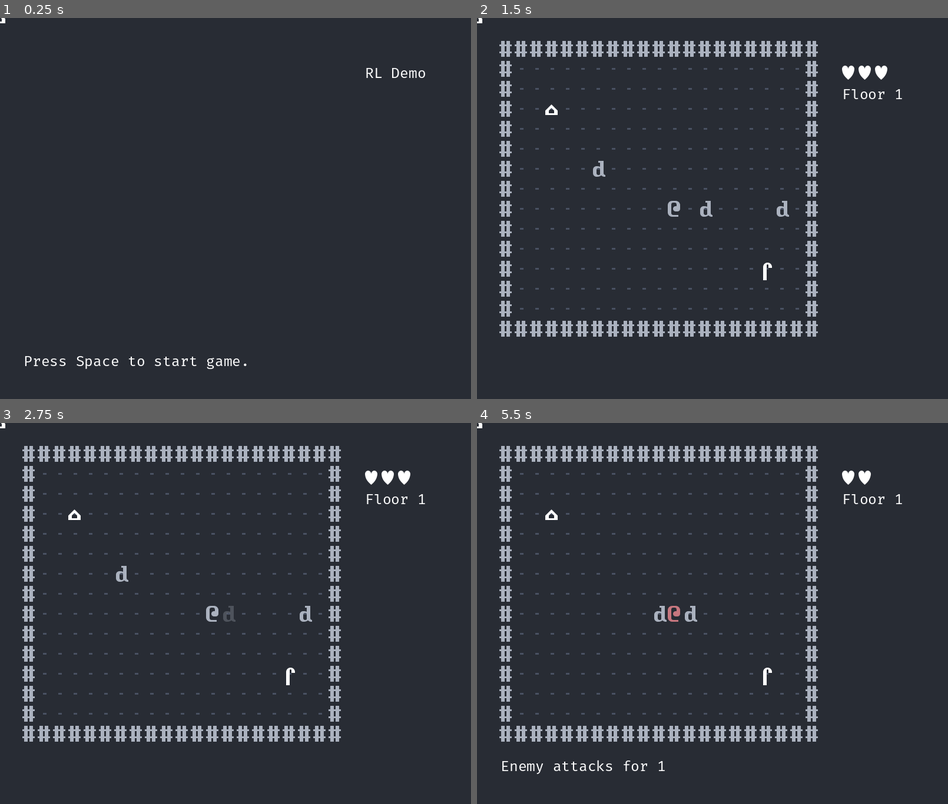
Above: before the commit, frames 1-4 (two rows, left to right).
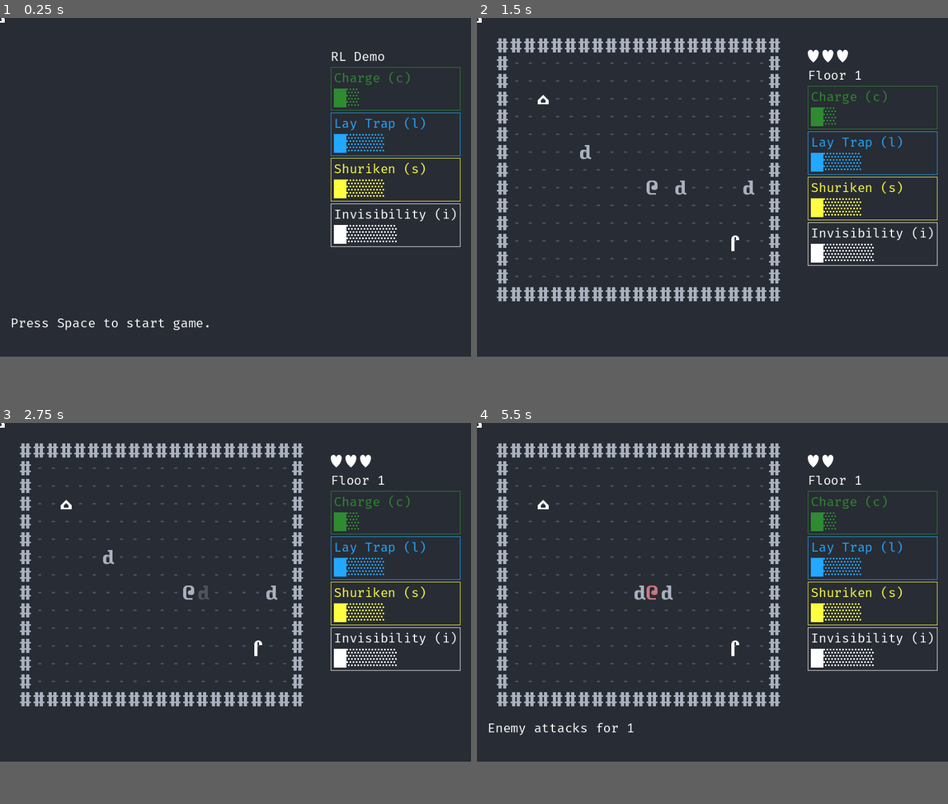
Above: after the commit, the same moments.

Repository: dave470003/froxis
Game: Godot game, scene res://scene/main/MainScene.tscn
The game is run twice, just before and just after one commit, with the same random seed, the same clock (stepped at 60 frames per second) and the same inputs.
Inputs:
- Up to frame 1 (0.25 s): no input
- Up to frame 2 (1.5 s): tap Space (init_game) at 0.5, 0.6, 1.25, 1.35 s; hold Right (move_right) 0.53-1.28 s; hold Down (move_down) from 1.28 s (still down)
- Up to frame 3 (2.75 s): tap Enter at 2 s; release Down (move_down) at 2.03 s; hold Right (move_right) from 2.03 s (still down); tap Space (init_game) at 2.1 s
- Up to frame 4 (5.5 s): release Right (move_right) at 2.78 s; hold Up (move_up) 2.78-3.53 s; tap Space (init_game) at 2.85, 3.5, 3.6, 4.35, 5, 5.1 s; hold Left (move_left) 3.53-5.03 s; tap Enter at 4.25 s; hold Down (move_down) from 5.03 s (still down)
In our replay, the window is 800x648 before the commit and 800x576 after it. These sizes can differ from the game's own. Grey fills any space a smaller window leaves; there, only what the larger window draws over its background counts as a difference.

The runs differ from the first frame. In frame 1, 3.4% of the frame differs, in the area x 0-98%, y 0-93%; in frame 2, 13%; in frame 3, 13%; in frame 4, 13%.

Commit message:
Add UI for different skills

Diff:
--- a/project.godot
+++ b/project.godot
@@ -17,7 +17,7 @@
 
 [display]
 
-window/size/viewport_width=800
+window/size/viewport_width=900
 window/size/resizable=false
 
 [input]
--- /dev/null
+++ b/scene/gui/Charge.tscn
@@ -0,0 +1,55 @@
+[gd_scene load_steps=5 format=3 uid="uid://dm4gafsyfolca"]
+
+[ext_resource type="Texture2D" uid="uid://ctffxeo6roouo" path="res://resources/curses_vector_24x36.png" id="1_87u1k"]
+
+[sub_resource type="StyleBoxFlat" id="StyleBoxFlat_pg1t6"]
+bg_color = Color(0.156863, 0.172549, 0.203922, 0)
+border_width_left = 1
+border_width_top = 1
+border_width_right = 1
+border_width_bottom = 1
+border_color = Color(1, 1, 1, 1)
+
+[sub_resource type="AtlasTexture" id="AtlasTexture_kvrpu"]
+atlas = ExtResource("1_87u1k")
+region = Rect2(264, 468, 24, 36)
+
+[sub_resource type="AtlasTexture" id="AtlasTexture_15flk"]
+atlas = ExtResource("1_87u1k")
+region = Rect2(0, 396, 24, 36)
+
+[node name="Skill" type="PanelContainer"]
+modulate = Color(0.184314, 0.545098, 0.196078, 1)
+custom_minimum_size = Vector2(2.08165e-12, 2.08165e-12)
+theme_override_styles/panel = SubResource("StyleBoxFlat_pg1t6")
+
+[node name="SkillMarginWrapper" type="MarginContainer" parent="."]
+layout_mode = 2
+theme_override_constants/margin_left = 5
+theme_override_constants/margin_top = 5
+theme_override_constants/margin_right = 5
+theme_override_constants/margin_bottom = 5
+
+[node name="VBoxContainer" type="VBoxContainer" parent="SkillMarginWrapper"]
+layout_mode = 2
+
+[node name="SkillName" type="Label" parent="SkillMarginWrapper/VBoxContainer"]
+layout_mode = 2
+size_flags_vertical = 0
+theme_override_colors/font_color = Color(1, 1, 1, 1)
+text = "Charge (c)
+"
+
+[node name="SkillCooldown" type="HBoxContainer" parent="SkillMarginWrapper/VBoxContainer"]
+custom_minimum_size = Vector2(2.08165e-12, 36)
+layout_mode = 2
+
+[node name="Charge1" type="Sprite2D" parent="SkillMarginWrapper/VBoxContainer/SkillCooldown"]
+texture = SubResource("AtlasTexture_kvrpu")
+centered = false
+offset = Vector2(2.08165e-12, 2.08165e-12)
+
+[node name="Charge2" type="Sprite2D" parent="SkillMarginWrapper/VBoxContainer/SkillCooldown"]
+texture = SubResource("AtlasTexture_15flk")
+centered = false
+offset = Vector2(24, 2.08165e-12)
--- /dev/null
+++ b/scene/gui/Invisibility.tscn
@@ -0,0 +1,34 @@
+[gd_scene load_steps=4 format=3 uid="uid://opglvlemqeg8"]
+
+[ext_resource type="PackedScene" uid="uid://yj0d500vgn2k" path="res://scene/gui/Skill.tscn" id="1_xnfpu"]
+[ext_resource type="Texture2D" uid="uid://ctffxeo6roouo" path="res://resources/curses_vector_24x36.png" id="2_s40ie"]
+
+[sub_resource type="AtlasTexture" id="AtlasTexture_15flk"]
+atlas = ExtResource("2_s40ie")
+region = Rect2(0, 396, 24, 36)
+
+[node name="Skill" instance=ExtResource("1_xnfpu")]
+
+[node name="SkillName" parent="SkillMarginWrapper/VBoxContainer" index="0"]
+text = "Invisibility (i)"
+
+[node name="SkillCooldown" parent="SkillMarginWrapper/VBoxContainer" index="1"]
+custom_minimum_size = Vector2(120, 36)
+
+[node name="Charge3" type="Sprite2D" parent="SkillMarginWrapper/VBoxContainer/SkillCooldown" index="2"]
+position = Vector2(24, 2.08165e-12)
+texture = SubResource("AtlasTexture_15flk")
+centered = false
+offset = Vector2(24, 2.08165e-12)
+
+[node name="Charge4" type="Sprite2D" parent="SkillMarginWrapper/VBoxContainer/SkillCooldown" index="3"]
+position = Vector2(48, 2.08165e-12)
+texture = SubResource("AtlasTexture_15flk")
+centered = false
+offset = Vector2(24, 2.08165e-12)
+
+[node name="Charge5" type="Sprite2D" parent="SkillMarginWrapper/VBoxContainer/SkillCooldown" index="4"]
+position = Vector2(72, 2.08165e-12)
+texture = SubResource("AtlasTexture_15flk")
+centered = false
+offset = Vector2(24, 2.08165e-12)
--- /dev/null
+++ b/scene/gui/Shuriken.tscn
@@ -0,0 +1,26 @@
+[gd_scene load_steps=4 format=3 uid="uid://63sghw7wvnps"]
+
+[ext_resource type="PackedScene" uid="uid://yj0d500vgn2k" path="res://scene/gui/Skill.tscn" id="1_gaomq"]
+[ext_resource type="Texture2D" uid="uid://ctffxeo6roouo" path="res://resources/curses_vector_24x36.png" id="2_swug5"]
+
+[sub_resource type="AtlasTexture" id="AtlasTexture_15flk"]
+atlas = ExtResource("2_swug5")
+region = Rect2(0, 396, 24, 36)
+
+[node name="Skill" instance=ExtResource("1_gaomq")]
+modulate = Color(1, 1, 0.258824, 1)
+
+[node name="SkillName" parent="SkillMarginWrapper/VBoxContainer" index="0"]
+text = "Shuriken (s)"
+
+[node name="Charge3" type="Sprite2D" parent="SkillMarginWrapper/VBoxContainer/SkillCooldown" index="2"]
+position = Vector2(24, 2.08165e-12)
+texture = SubResource("AtlasTexture_15flk")
+centered = false
+offset = Vector2(24, 2.08165e-12)
+
+[node name="Charge4" type="Sprite2D" parent="SkillMarginWrapper/VBoxContainer/SkillCooldown" index="3"]
+position = Vector2(48, 2.08165e-12)
+texture = SubResource("AtlasTexture_15flk")
+centered = false
+offset = Vector2(24, 2.08165e-12)
--- /dev/null
+++ b/scene/gui/Skill.tscn
@@ -0,0 +1,54 @@
+[gd_scene load_steps=5 format=3 uid="uid://yj0d500vgn2k"]
+
+[ext_resource type="Texture2D" uid="uid://ctffxeo6roouo" path="res://resources/curses_vector_24x36.png" id="1_b2lqn"]
+
+[sub_resource type="StyleBoxFlat" id="StyleBoxFlat_pg1t6"]
+bg_color = Color(0.156863, 0.172549, 0.203922, 0)
+border_width_left = 1
+border_width_top = 1
+border_width_right = 1
+border_width_bottom = 1
+border_color = Color(1, 1, 1, 1)
+
+[sub_resource type="AtlasTexture" id="AtlasTexture_kvrpu"]
+atlas = ExtResource("1_b2lqn")
+region = Rect2(264, 468, 24, 36)
+
+[sub_resource type="AtlasTexture" id="AtlasTexture_15flk"]
+atlas = ExtResource("1_b2lqn")
+region = Rect2(0, 396, 24, 36)
+
+[node name="Skill" type="PanelContainer"]
+custom_minimum_size = Vector2(2.08165e-12, 2.08165e-12)
+theme_override_styles/panel = SubResource("StyleBoxFlat_pg1t6")
+
+[node name="SkillMarginWrapper" type="MarginContainer" parent="."]
+layout_mode = 2
+theme_override_constants/margin_left = 5
+theme_override_constants/margin_top = 5
+theme_override_constants/margin_right = 5
+theme_override_constants/margin_bottom = 5
+
+[node name="VBoxContainer" type="VBoxContainer" parent="SkillMarginWrapper"]
+layout_mode = 2
+
+[node name="SkillName" type="Label" parent="SkillMarginWrapper/VBoxContainer"]
+layout_mode = 2
+size_flags_vertical = 0
+theme_override_colors/font_color = Color(1, 1, 1, 1)
+text = "Charge (c)
+"
+
+[node name="SkillCooldown" type="HBoxContainer" parent="SkillMarginWrapper/VBoxContainer"]
+custom_minimum_size = Vector2(2.08165e-12, 36)
+layout_mode = 2
+
+[node name="Charge1" type="Sprite2D" parent="SkillMarginWrapper/VBoxContainer/SkillCooldown"]
+texture = SubResource("AtlasTexture_kvrpu")
+centered = false
+offset = Vector2(2.08165e-12, 2.08165e-12)
+
+[node name="Charge2" type="Sprite2D" parent="SkillMarginWrapper/VBoxContainer/SkillCooldown"]
+texture = SubResource("AtlasTexture_15flk")
+centered = false
+offset = Vector2(24, 2.08165e-12)
--- /dev/null
+++ b/scene/gui/Trap.tscn
@@ -0,0 +1,27 @@
+[gd_scene load_steps=4 format=3 uid="uid://qm0a255xcye4"]
+
+[ext_resource type="PackedScene" uid="uid://yj0d500vgn2k" path="res://scene/gui/Skill.tscn" id="1_hi6gg"]
+[ext_resource type="Texture2D" uid="uid://ctffxeo6roouo" path="res://resources/curses_vector_24x36.png" id="2_gc41l"]
+
+[sub_resource type="AtlasTexture" id="AtlasTexture_15flk"]
+atlas = ExtResource("2_gc41l")
+region = Rect2(0, 396, 24, 36)
+
+[node name="Skill" instance=ExtResource("1_hi6gg")]
+modulate = Color(0.133333, 0.658824, 1, 1)
+custom_minimum_size = Vector2(106, 2.08165e-12)
+
+[node name="SkillName" parent="SkillMarginWrapper/VBoxContainer" index="0"]
+text = "Lay Trap (l)"
+
+[node name="Charge3" type="Sprite2D" parent="SkillMarginWrapper/VBoxContainer/SkillCooldown" index="2"]
+position = Vector2(24, 2.08165e-12)
+texture = SubResource("AtlasTexture_15flk")
+centered = false
+offset = Vector2(24, 2.08165e-12)
+
+[node name="Charge4" type="Sprite2D" parent="SkillMarginWrapper/VBoxContainer/SkillCooldown" index="3"]
+position = Vector2(48, 2.08165e-12)
+texture = SubResource("AtlasTexture_15flk")
+centered = false
+offset = Vector2(24, 2.08165e-12)
--- a/scene/main/MainGUI.tscn
+++ b/scene/main/MainGUI.tscn
@@ -1,10 +1,14 @@
-[gd_scene load_steps=6 format=3 uid="uid://dpl6chwdfk2qh"]
+[gd_scene load_steps=10 format=3 uid="uid://dpl6chwdfk2qh"]
 
 [ext_resource type="Theme" uid="uid://6wwc8qstr4f2" path="res://scene/main/FiraTheme.tres" id="1_wwogm"]
 [ext_resource type="PackedScene" uid="uid://c0i6fvkncwr2i" path="res://scene/main/GUIText.tscn" id="2_07pmd"]
 [ext_resource type="Script" path="res://scene/main/Modeline.gd" id="3_dx6ku"]
 [ext_resource type="Script" path="res://scene/main/SidebarVBoxContainer.gd" id="3_y2vix"]
 [ext_resource type="Script" path="res://scene/main/Health.gd" id="5_orhn3"]
+[ext_resource type="PackedScene" uid="uid://dm4gafsyfolca" path="res://scene/gui/Charge.tscn" id="6_twbyy"]
+[ext_resource type="PackedScene" uid="uid://qm0a255xcye4" path="res://scene/gui/Trap.tscn" id="7_kx4lj"]
+[ext_resource type="PackedScene" uid="uid://63sghw7wvnps" path="res://scene/gui/Shuriken.tscn" id="8_hgq6a"]
+[ext_resource type="PackedScene" uid="uid://opglvlemqeg8" path="res://scene/gui/Invisibility.tscn" id="9_dmsgr"]
 
 [node name="MainGUI" type="MarginContainer"]
 offset_right = 800.0
@@ -41,3 +45,18 @@
 [node name="Help" parent="MainHBoxContainer/SidebarVBoxContainer" instance=ExtResource("2_07pmd")]
 layout_mode = 2
 text = "Help"
+
+[node name="Skills" type="VBoxContainer" parent="MainHBoxContainer/SidebarVBoxContainer"]
+layout_mode = 2
+
+[node name="Skill2" parent="MainHBoxContainer/SidebarVBoxContainer/Skills" instance=ExtResource("6_twbyy")]
+layout_mode = 2
+
+[node name="Skill3" parent="MainHBoxContainer/SidebarVBoxContainer/Skills" instance=ExtResource("7_kx4lj")]
+layout_mode = 2
+
+[node name="Skill4" parent="MainHBoxContainer/SidebarVBoxContainer/Skills" instance=ExtResource("8_hgq6a")]
+layout_mode = 2
+
+[node name="Skill" parent="MainHBoxContainer/SidebarVBoxContainer/Skills" instance=ExtResource("9_dmsgr")]
+layout_mode = 2
--- a/scene/main/MainScene.gd
+++ b/scene/main/MainScene.gd
@@ -126,6 +126,5 @@
 	)
 
 func restart_game():
-	print('restart game')
 	get_node("InitGame").reset_game()
 	_game_paused = false
--- a/scene/main/MainScene.tscn
+++ b/scene/main/MainScene.tscn
@@ -24,9 +24,7 @@
 script = ExtResource("3_lk5jb")
 
 [node name="MainGUI" parent="." instance=ExtResource("2_qbref")]
-offset_left = 20.0
-offset_top = 20.0
-offset_right = 820.0
+offset_right = 900.0
 offset_bottom = 620.0
 
 [node name="PCMove" type="Node2D" parent="."]
